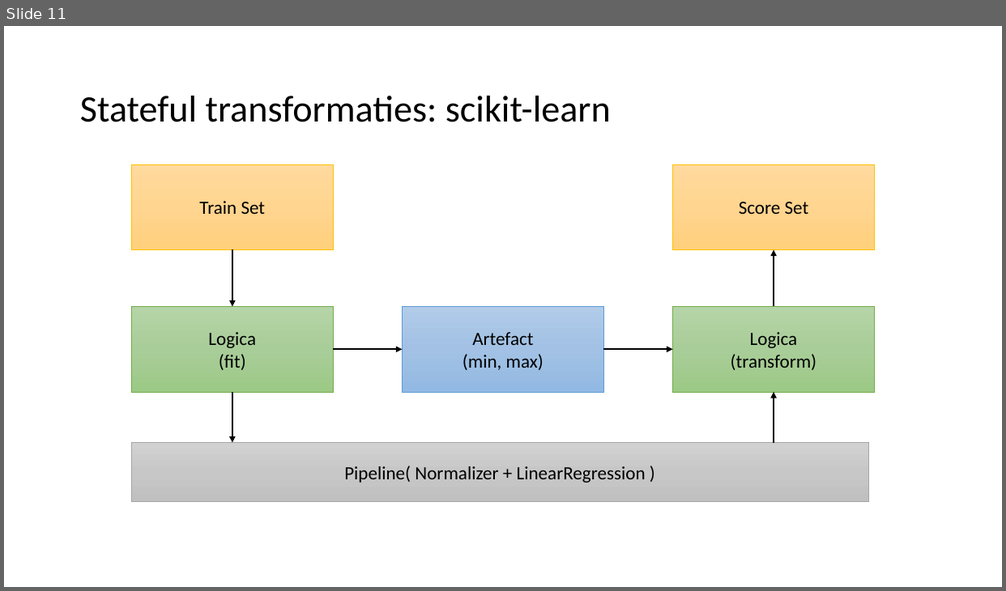
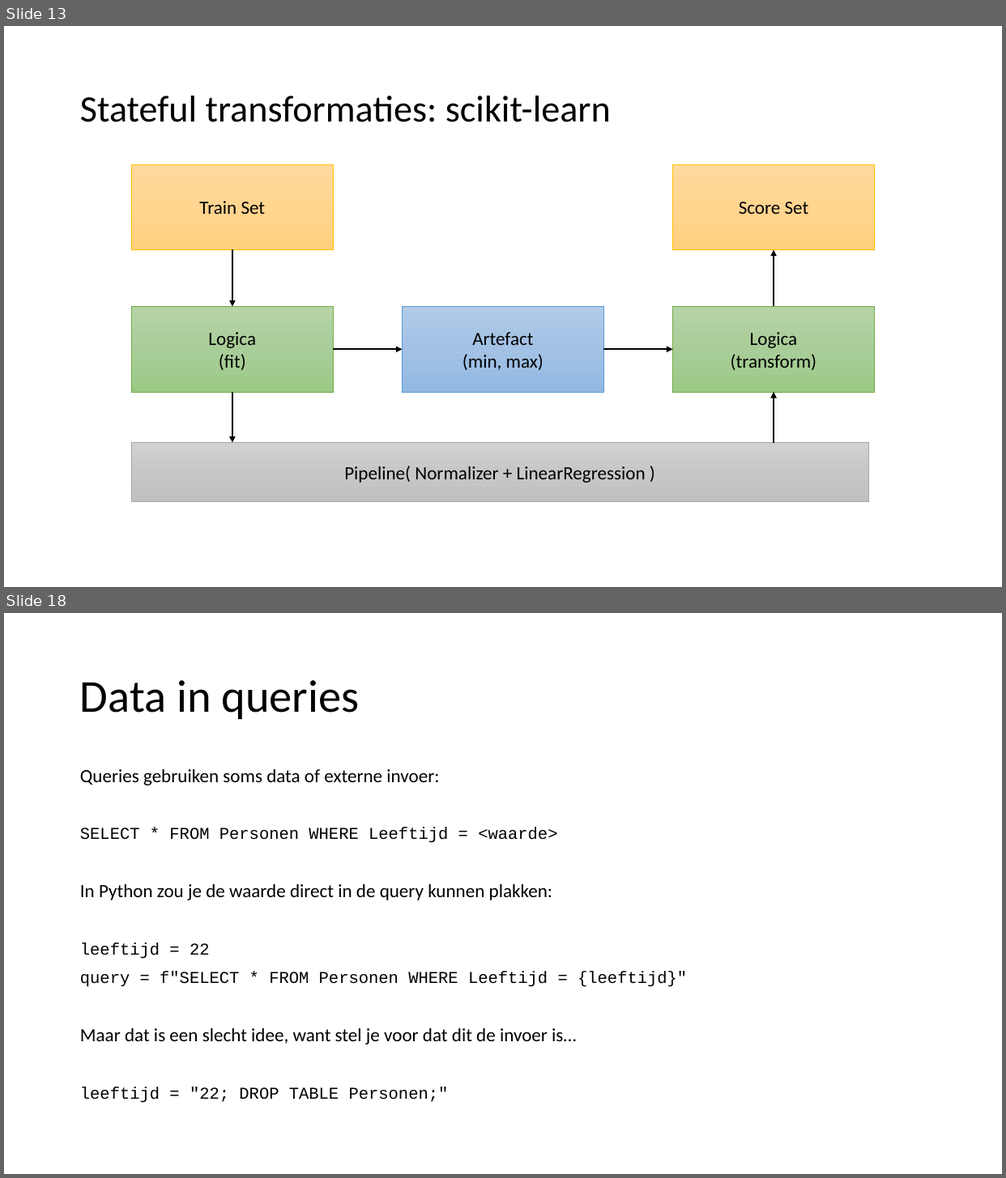
Before and after one commit to LFKoning/knowledge-sharing, a slide deck: sql/terugkom_ochtend/sql_terugkom_ochtend.pptx. Shown one above the other, each under a label of ours: slide 11 before the commit, slides 13 and 18 after it; the slides between them are not shown. The pictures are 1006x591 and 1006x1178 pixels, drawn with LibreOffice and Linux fonts; fonts in the diff are those of the drawing. Boxes give left, top, right and bottom in pixels: in the first picture for what was removed or moved away, otherwise in the second. Text is boxed around its words. In the diff, an @@ line names an element or a change of style, - is before the commit and + after.

```diff
--- a/sql/terugkom_ochtend/sql_terugkom_ochtend.pptx
+++ b/sql/terugkom_ochtend/sql_terugkom_ochtend.pptx
@@ slide 18 added at [4,613,1002,1174], background #FFFFFF @@
@@ title added at [80,680,360,719], 44 pt, text #000000 @@
+Data in queries
@@ text added at [80,769,687,1103], 18 pt, text #000000 @@
+Queries gebruiken soms data of externe invoer:
+SELECT * FROM Personen WHERE Leeftijd = <waarde>
+In Python zou je de waarde direct in de query kunnen plakken:
+leeftijd = 22
+query = f"SELECT * FROM Personen WHERE Leeftijd = {leeftijd}"
+Maar dat is een slecht idee, want stel je voor dat dit de invoer is…
+leeftijd = "22; DROP TABLE Personen;"
@@ what was slide 11 is now slide 13 @@
```
Also in this commit, not shown: 2 slides changed, 5 other slides added, 10 other files.
